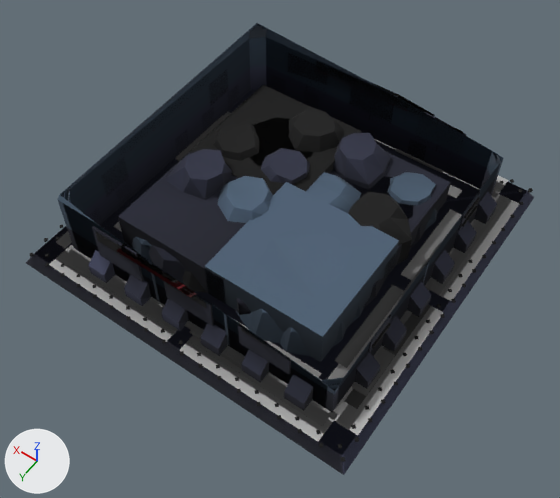
Renders of the glTF model assets/set_v5/veyran_fortified_bunker_heavily_damaged.glb from each side of a commit.
Camera for both pictures: a 50 mm camera at (-5.69, 8.27, 12.17) aimed at (-0.34, 0.77, 0.4). Every picture has the same lights, and +X, +Y and +Z are marked at lower left. The picture after the commit comes second. Vertices at exactly the same position are counted once.

The first picture shows 'body', 'body.001', 'body.002'.
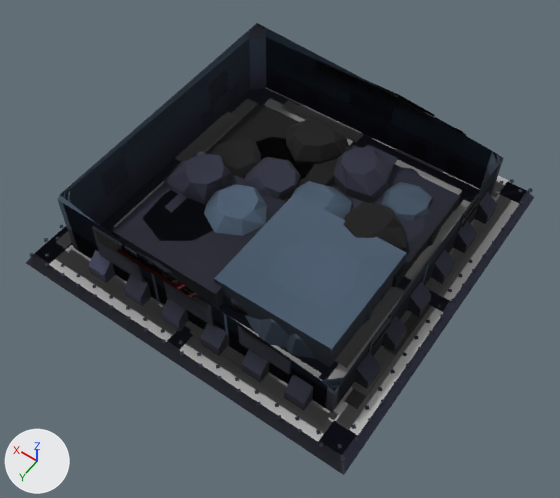
What differs and where, as boxes [x1, y1, x2, y2] in the pictures (560 x 498 px; the box of a moved part takes in the faces that stretch with it):
part 1 of me_mesh_0, moved or reshaped
    before: [280, 321, 346, 356]
    after: [286, 334, 316, 359]
part 2 of me_mesh_0, moved or reshaped
    before: [387, 172, 438, 230]
    after: [382, 182, 432, 221]
part 3 of me_mesh_0, moved or reshaped
    before: [306, 172, 361, 213]
    after: [293, 181, 353, 219]
part 4 of me_mesh_0, moved or reshaped
    before: [218, 176, 273, 223]
    after: [204, 184, 267, 236]
part 5 of me_mesh_0, moved or reshaped (not visible afterwards)
    before: [132, 237, 152, 262]
part 6 of me_mesh_0, moved or reshaped
    before: [164, 107, 486, 385]
    after: [164, 117, 533, 462]
part 7 of me_mesh_0, recoloured
    before: [56, 151, 504, 431]
    after: [30, 181, 532, 449]
part 8 of me_mesh_0, recoloured
    before: [30, 179, 533, 462]
    after: [45, 147, 463, 429]
part 9 of me_mesh_0, recoloured
    before: [45, 181, 532, 449]
    after: [56, 98, 500, 431]
part 10 of me_mesh_1, moved or reshaped
    before: [236, 226, 363, 343]
    after: [244, 239, 373, 348]
part 11 of me_mesh_1, moved or reshaped (mostly hidden)
    before: [350, 176, 427, 249]
    after: [352, 167, 441, 251]
part 12 of me_mesh_1, moved or reshaped
    before: [149, 245, 185, 284]
    after: [142, 190, 213, 281]
part 13 of me_mesh_1, added
    after: [442, 200, 471, 242]
part 14 of me_mesh_1, moved or reshaped
    before: [249, 117, 311, 166]
    after: [256, 137, 315, 180]
part 15 of me_mesh_2, moved or reshaped
    before: [205, 182, 399, 362]
    after: [214, 194, 406, 367]
part 16 of me_mesh_2, moved or reshaped
    before: [329, 152, 451, 278]
    after: [330, 145, 460, 287]
part 17 of me_mesh_2, moved or reshaped
    before: [118, 152, 246, 304]
    after: [112, 154, 286, 308]
part 18 of me_mesh_2, moved or reshaped
    before: [189, 85, 362, 195]
    after: [204, 104, 352, 202]

What changed in the scene script:
```text
Change me_mesh_0:
    where me_mesh_0.from_pydata(...)  # 2636 vertices, 3389 faces; spans x -3.7..3.7, y -3.7..3.7, z 0.0..2.04
    used by ob_body; parent = ob_veyran_fortified_bunker_heavily_damaged_lod0; location = (0.0, 0.0, 0.0)
    me_mesh_0 part 1: the loose piece of 24 vertices spanning x -2.37..-1.0, y 0.92..2.5, z 0.25..1.02 is scaled about its middle by (1, 1, 0.724), then moved by (-0.1, -0.01, -0.11)
    me_mesh_0 part 2: the loose piece of 24 vertices spanning x -2.4..-0.96, y -2.35..-0.88, z 0.25..0.87 is scaled about its middle by (1, 1, 0.609), then moved by (-0.04, 0.14, -0.12)
    me_mesh_0 part 3: the loose piece of 24 vertices spanning x -1.29..0.28, y -1.36..0.21, z 0.25..1.03 is scaled about its middle by (1, 1, 0.678), then moved by (0.16, 0.16, -0.13)
    me_mesh_0 part 4: the loose piece of 24 vertices spanning x -0.22..1.28, y -0.17..1.29, z 0.25..1.24 is scaled about its middle by (1, 1, 0.734), then moved by (0.17, 0.1, -0.13)
    me_mesh_0 part 5: the loose piece of 24 vertices spanning x 0.95..2.42, y 0.92..2.51, z 0.25..0.94 is scaled about its middle by (1, 1, 0.581), then moved by (0.05, 0.16, -0.15)
    me_mesh_0 part 6: 1656 of 2636 vertices moved; they spanned x -3.63..3.63, y -3.63..3.63, z 0.25..1.4 and now span x -3.63..3.63, y -3.63..3.63, z 0.25..1.2; mean shift (-0.27, 0.01, -0.02); largest move (3.1, 3.4, 0.27) -> (-3.38, -3.43, 0.28)
    me_mesh_0 part 7: 590 faces spanning x -3.63..3.63, y -3.63..3.63, z 0.25..0.28 switch from mat_team to mat_paint2
    me_mesh_0 part 8: 552 faces spanning x -3.47..3.47, y -3.47..3.47, z 0.25..1.12 switch from mat_metal to mat_paint2
    me_mesh_0 part 9: 590 faces spanning x -3.4..3.4, y -3.4..3.4, z 0.25..0.29 switch from mat_metal to mat_team
Change me_mesh_1:
    used by ob_body_001; parent = ob_veyran_fortified_bunker_heavily_damaged_lod1; location = (0.0, 0.0, 0.0)
    remove me_mesh_1.from_pydata(...)  # 508 vertices, 592 faces; spans x -3.7..3.7, y -3.7..3.7, z 0.0..2.07
    add me_mesh_1.from_pydata(...)  # 512 vertices, 594 faces; spans x -3.7..3.7, y -3.7..3.7, z 0.0..2.07
    me_mesh_1 part 10: the loose piece of 24 vertices spanning x -2.36..0.28, y -0.42..2.62, z 0.25..1.1 is scaled about its middle by (1, 1, 0.718), then moved by (-0.19, -0.01, -0.12)
    me_mesh_1 part 11: the loose piece of 24 vertices spanning x -2.38..0.17, y -2.68..0.25, z 0.25..0.81 is scaled about its middle by (1, 1, 0.541), then moved by (-0.27, -0.03, -0.13)
    me_mesh_1 part 12: the loose piece of 24 vertices spanning x -0.26..2.39, y -0.28..2.65, z 0.25..1.02 is scaled about its middle by (1, 1, 0.635), then moved by (0.06, 0.19, -0.14)
    me_mesh_1 part 13: the loose piece of 4 vertices spanning x -2.85..-2.59, y 0.15..2.55, z 0.27 is copied, and the copy is moved by (0.0, -2.7, 0.0); it spans x -2.85..-2.59, y -2.55..-0.15, z 0.27
    me_mesh_1 part 14: the loose piece of 24 vertices spanning x -0.23..2.52, y -2.32..0.49, z 0.25..1.04 is scaled about its middle by (1, 1, 0.606), then moved by (-0.07, 0.27, -0.16)
Change me_mesh_2:
    where me_mesh_2.from_pydata(...)  # 160 vertices, 128 faces; spans x -3.7..3.7, y -3.7..3.7, z 0.0..2.09
    used by ob_body_002; parent = ob_veyran_fortified_bunker_heavily_damaged_lod2; location = (0.0, 0.0, 0.0)
    me_mesh_2 part 15: the loose piece of 8 vertices spanning x -2.31..0.21, y -0.21..2.31, z 0.25..1.09 is scaled about its middle by (1, 1, 0.718), then moved by (-0.18, -0.01, -0.12)
    me_mesh_2 part 16: the loose piece of 8 vertices spanning x -2.31..0.21, y -2.31..0.21, z 0.25..0.81 is scaled about its middle by (1, 1, 0.54), then moved by (-0.26, -0.03, -0.13)
    me_mesh_2 part 17: the loose piece of 8 vertices spanning x -0.21..2.31, y -0.21..2.31, z 0.25..1.02 is scaled about its middle by (1, 1, 0.635), then moved by (0.06, 0.18, -0.14)
    me_mesh_2 part 18: the loose piece of 8 vertices spanning x -0.21..2.31, y -2.31..0.21, z 0.25..1.04 is scaled about its middle by (1, 1, 0.606), then moved by (-0.07, 0.26, -0.16)
```
